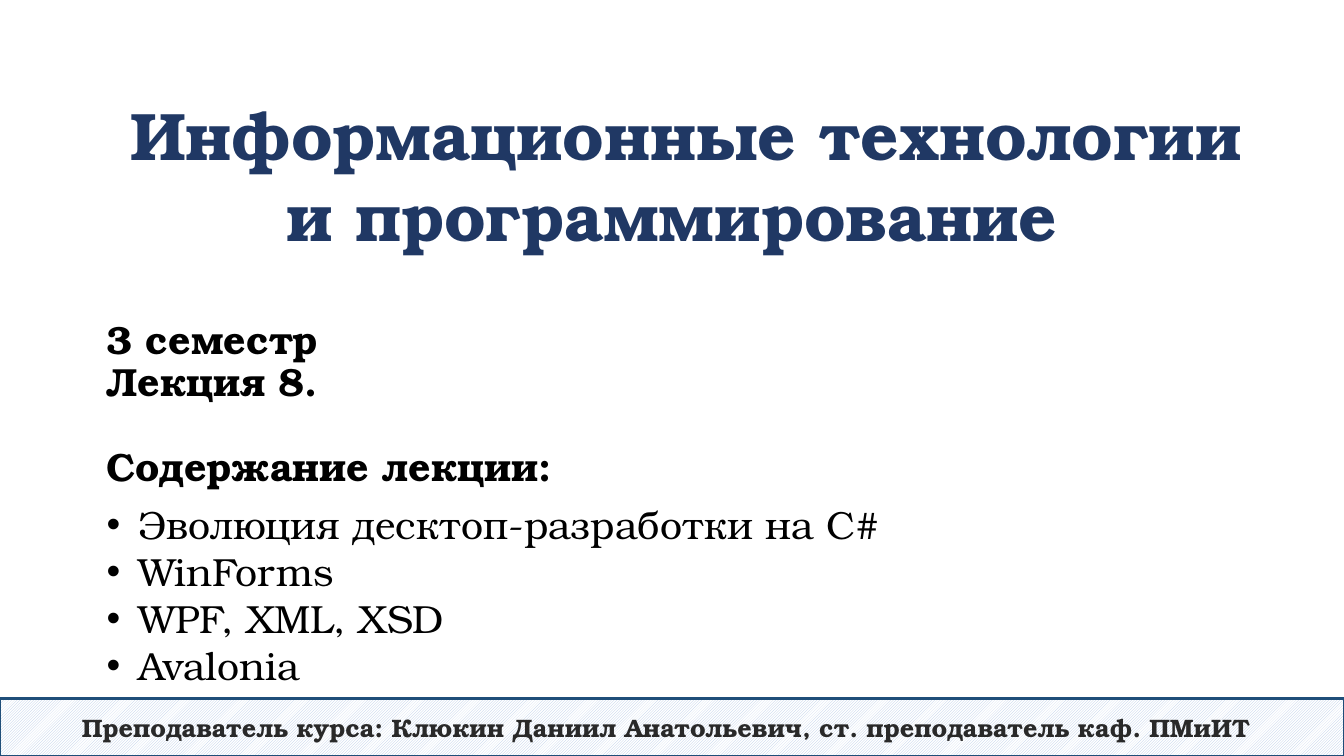
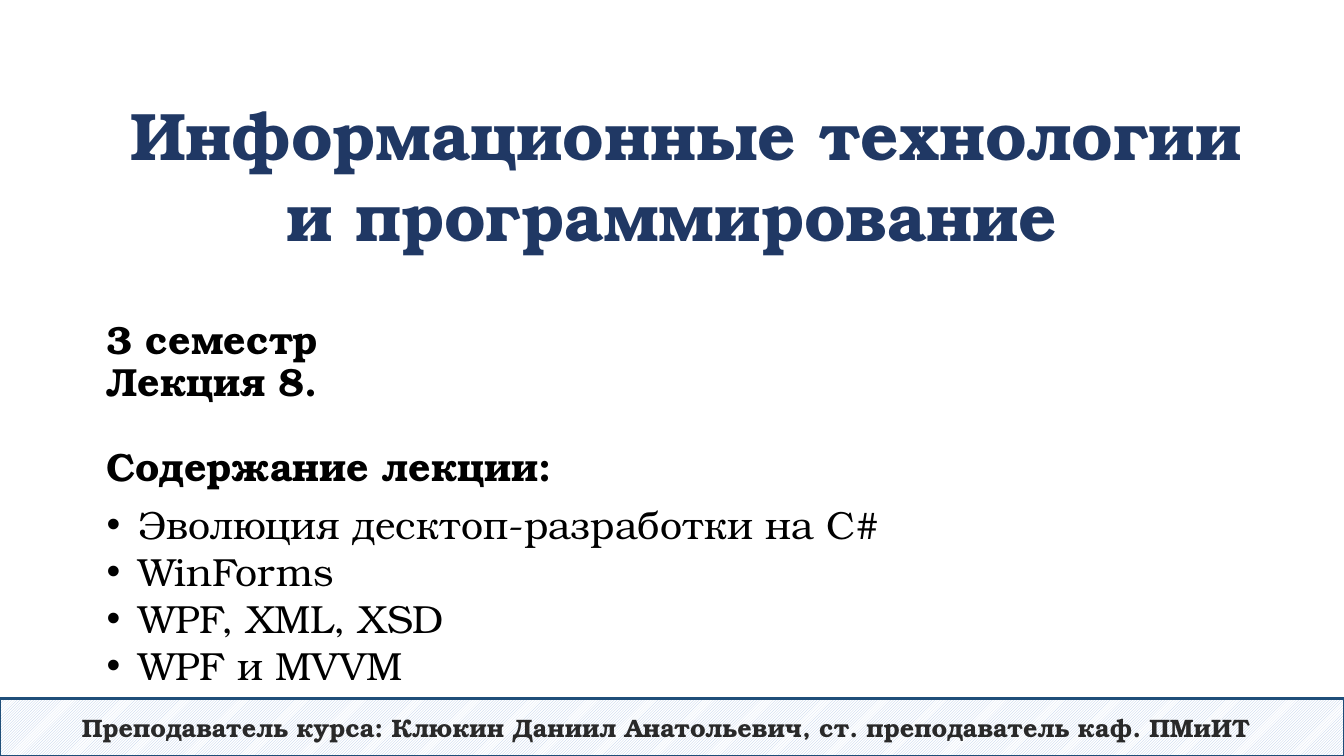
Before and after one commit to DaniilKlyukin/ITiP-3, a slide deck: slide 1 of Лекции/ИТиП 3 лек 8.pptx. Drawn at 1344x756 pixels with LibreOffice and Linux fonts; fonts in the diff are those of the drawing. Boxes give left, top, right and bottom in pixels: in the first picture for what was removed or moved away, otherwise in the second. Text is boxed around its words. In the diff, an @@ line names an element or a change of style, - is before the commit and + after.

Commit message:
Update ИТиП 3 лек 8.pptx
Лекция про сравнение WinForms WPF Avalonia

```diff
--- a/Лекции/ИТиП 3 лек 8.pptx
+++ b/Лекции/ИТиП 3 лек 8.pptx
@@ text at (x1=138, y1=653, x2=403, y2=680): text changed @@
-• Avalonia
+• WPF и MVVM
```
Also in this commit, not shown: 1 other slide changed, 1 slide removed.
